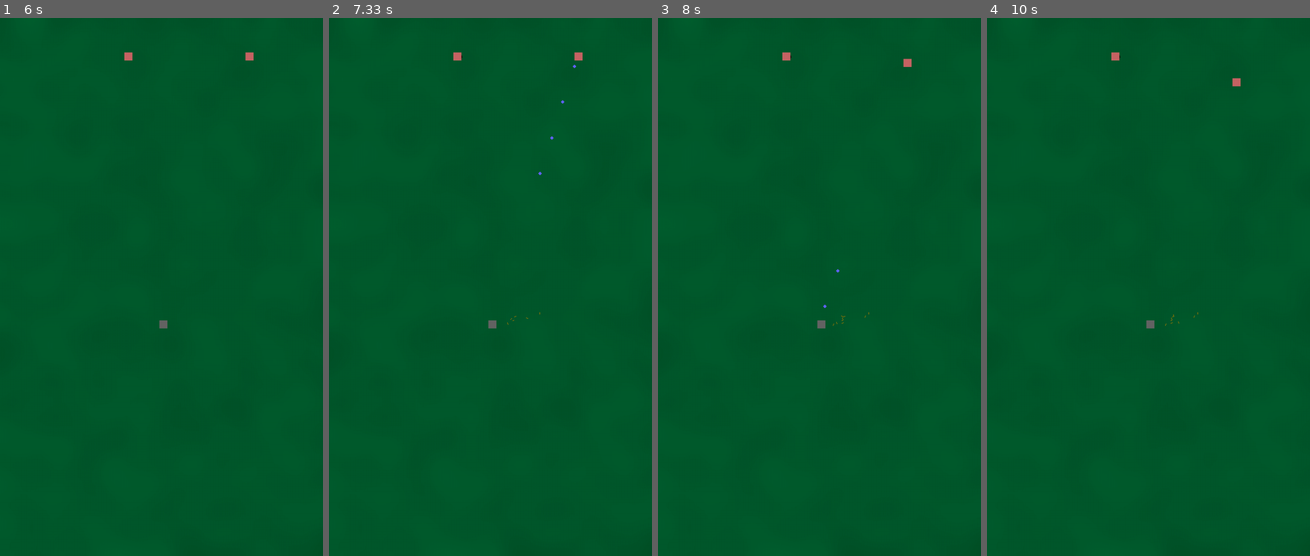
Above: before the commit, frames 1-4 (left to right).
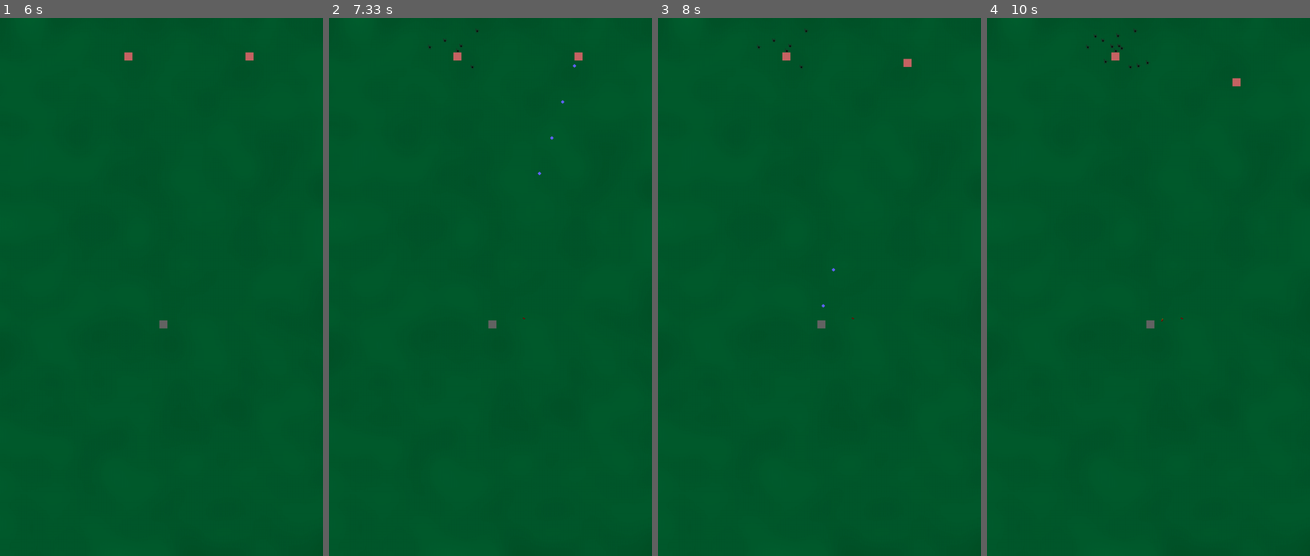
Above: after the commit, the same moments.

Repository: SNIPRS/mnb_halo
Game: pygame game, started from main.py
Two runs of this game, one before a commit and one after it. Both use one fixed random seed, a clock stepped at 60 frames per second and the inputs below.
Inputs (mouse positions are in pixels of both pictures, inside the frame that each line leads up to):
- Up to frame 1 (6 s): click (164, 453) at 0.38 s; click (161, 324) at 0.72 s
- Up to frame 2 (7.33 s): no input
- Up to frame 3 (8 s): no input
- Up to frame 4 (10 s): no input

Frame 1 is identical in both runs. In frame 2, less than 0.1% of the frame differs, in the area x 30-77%, y 2-57%; in frame 3, less than 0.1%; in frame 4, less than 0.1%, in the area x 30-66%, y 2-58%.

Commit message:
reload sound

Diff:
--- a/ai/character_ai.py
+++ b/ai/character_ai.py
@@ -44,7 +44,7 @@
         self.char.x, self.char.y = 300, 800
         self.char.dstx, self.char.dsty = 300, 800
         G.CHARS_ALL.add(self.char)
-        self.weapon = WeapBattleRifle() # WeapAssaultRifle()
+        self.weapon = WeapShotgun() # WeapAssaultRifle()
         self.grenade = WeapFragGrenade()
         self.weapon_manager = WeaponManager(self.char, self.weapon, self.grenade)
 
--- a/weapons/weapon.py
+++ b/weapons/weapon.py
@@ -175,6 +175,7 @@
         self.sound_pump = params['sound_pump']
         self.sound_open = params['sound_open']
         self.sound_close = params['sound_close']
+        self.sound_reload = params['sound_full_reload']
         self.pellets = params['pellets']
 
     def _shot(self, start, end):
@@ -191,8 +192,8 @@
 
     def _reload(self):
         if self.mag != self.mag_cap:
-            G.QUEUE_SOUNDS([self.sound_open, self.sound_reload, self.sound_close] +
-                           (self.mag_cap-self.mag-1)*[self.sound_reload])
+            print('reload')
+            G.PLAY_SOUND(self.sound_reload)
         self.mag = self.mag_cap
 
 class WeapPlasmaRifle(WeapAssaultRifle):
--- a/weapons/weapon_stats.py
+++ b/weapons/weapon_stats.py
@@ -28,7 +28,7 @@
 WEAPON_BATTLE_RIFLE = {
     'mag_cap': 12, # Magazine capacity # 3 round bursts
     'firerate': 1.5, # Rounds per second
-    'error': 0.5, # Error angle in degrees
+    'error': 1, # Error angle in degrees
     'aim_time': 1.5, # Takes this long to aim before firing
     'reload_time': [5, 7], # Seconds: min, max
     'burst_range': [2, 4], # min, max
@@ -38,12 +38,12 @@
     'cooldown': [4, 6], # Time to wait after a burst
     'projectile': ProjectileBullet, # Projectile
 
-    'sound_fire': pygame.mixer.Sound("./assets/sounds/ar_fire.wav"), # need a sound for 3 round burst
-    'sound_reload': pygame.mixer.Sound("./assets/sounds/ar_reload.wav"),
+    'sound_fire': pygame.mixer.Sound("./assets/sounds/br_fire.wav"), # need a sound for 3 round burst
+    'sound_reload': pygame.mixer.Sound("./assets/sounds/br_reload.wav"),
 
     'burst_size': 3,
     'burst_rof': 20, # rounds per second
-    'burst_heat': 0.5 # spread increase per shot
+    'burst_heat': 1 # spread increase per shot
 }
 
 WEAPON_SHOTGUN = {
@@ -61,6 +61,7 @@
 
     'sound_fire': pygame.mixer.Sound("./assets/sounds/shotgun_fire.wav"),
     'sound_reload': pygame.mixer.Sound("./assets/sounds/shotgun_reload.wav"),
+    'sound_full_reload': pygame.mixer.Sound("./assets/sounds/shotgun_full_reload.wav"),
 
     'pellets': 8,
     'sound_pump': pygame.mixer.Sound("assets/sounds/shotgun_ready.wav"),
Not shown, added: assets/sounds/battle_rifle_reload_half[battle_rifle_reload_half].wav
Not shown, added: assets/sounds/br_fire.wav
Not shown, added: assets/sounds/br_reload.wav
Not shown, changed: assets/sounds/shotgun_fire.wav
Not shown, added: assets/sounds/shotgun_full_reload.wav
Not shown, changed: assets/sounds/shotgun_reload.wav
